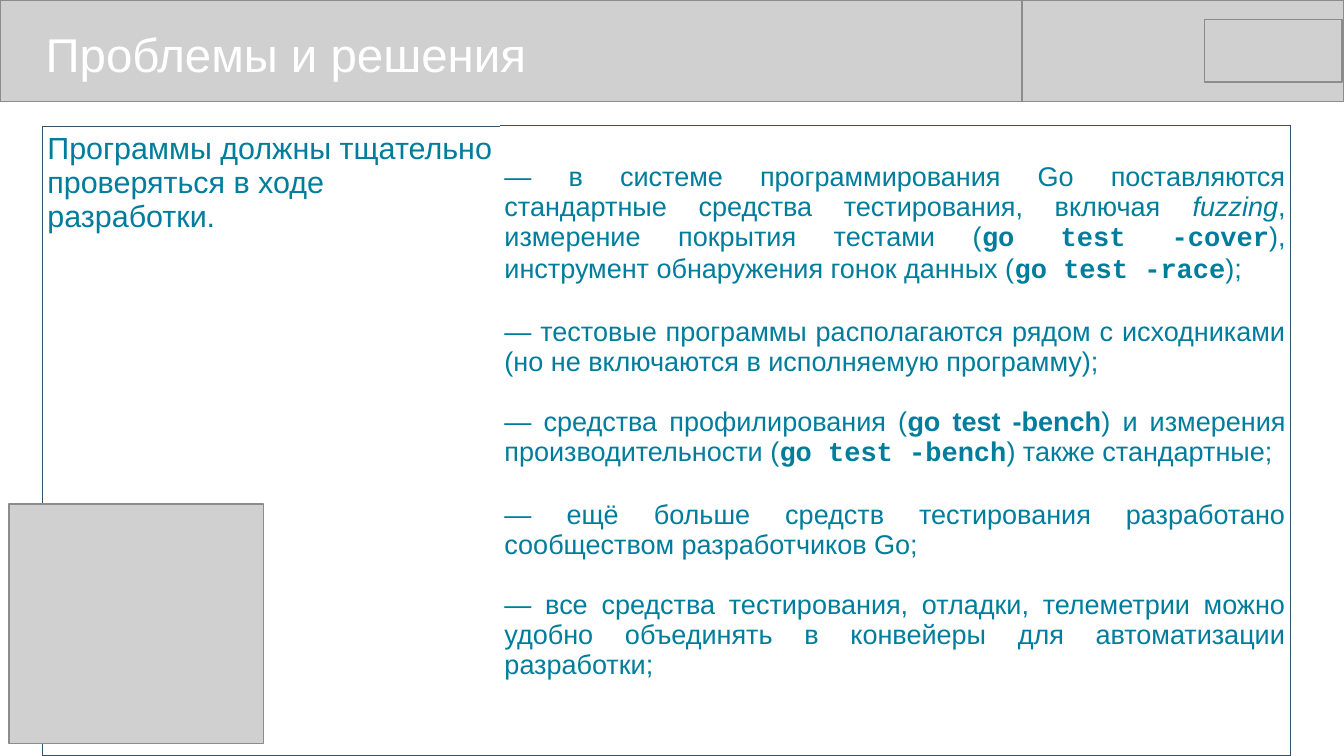
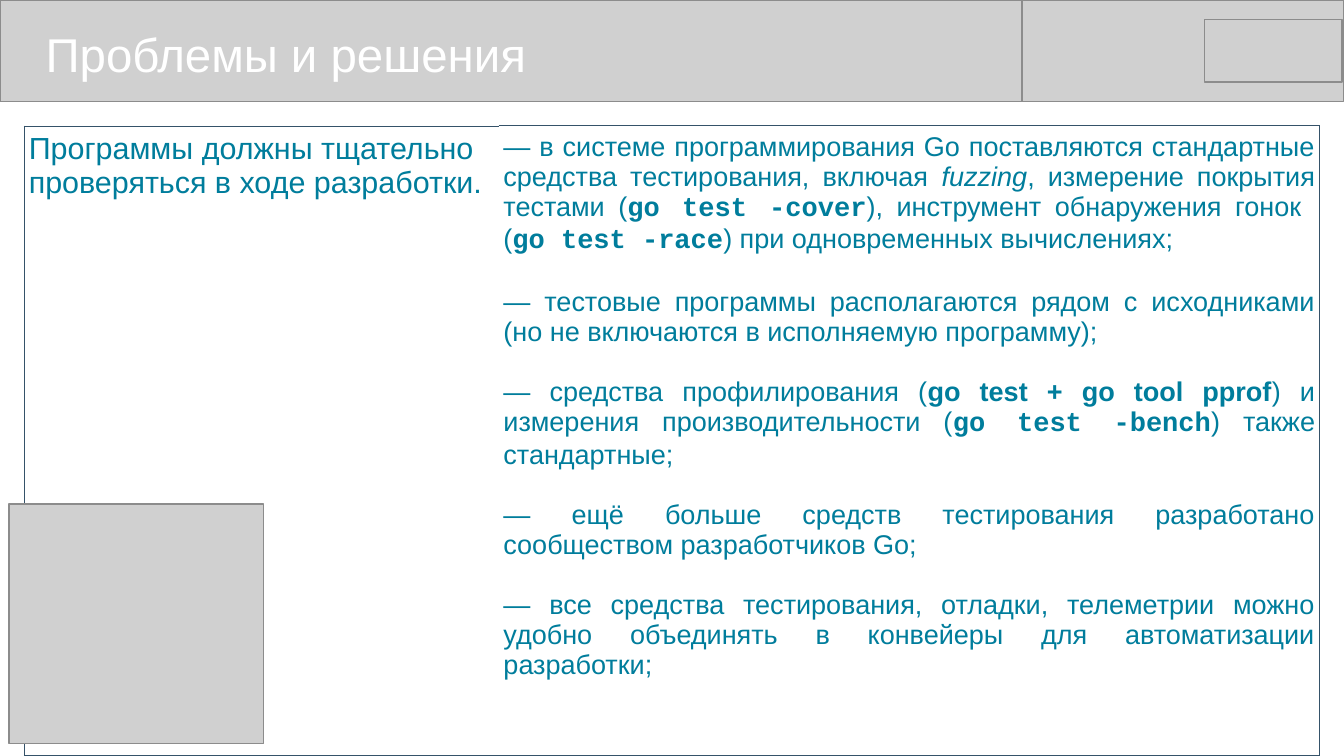
Before and after one commit to mike-shock/Go_language, a slide deck: slide 15 of view/Go_View.odp. Drawn at 1344x756 pixels with LibreOffice and Linux fonts; fonts in the diff are those of the drawing; grey boxes stand for pictures. Boxes give left, top, right and bottom in pixels: in the first picture for what was removed or moved away, otherwise in the second. Text is boxed around its words. In the diff, an @@ line names an element or a change of style, - is before the commit and + after.

```diff
--- a/view/Go_View.odp
+++ b/view/Go_View.odp
@@ table at <box>24,126,1321,715</box> @@
-row 1, column 2: — в системе программирования Go поставляются стандартные средства тестирования, включая fuzzing, измерение покрытия тестами (go test -cover), инструмент обнаружения гонок данных (go test -race); / — тестовые программы располагаются рядом с исходниками (но не включаются в исполняемую программу); / — средства профилирования (go test -bench) и измерения производительности (go test -bench) также стандартные; / — ещё больше средств тестирования разработано сообществом разработчиков Go; / — все средства тестирования, отладки, телеметрии можно удобно объединять в конвейеры для автоматизации разработки;
+row 1, column 2: — в системе программирования Go поставляются стандартные средства тестирования, включая fuzzing, измерение покрытия тестами (go test -cover), инструмент обнаружения гонок (go test -race) при одновременных вычислениях; / — тестовые программы располагаются рядом с исходниками (но не включаются в исполняемую программу); / — средства профилирования (go test + go tool pprof) и измерения производительности (go test -bench) также стандартные; / — ещё больше средств тестирования разработано сообществом разработчиков Go; / — все средства тестирования, отладки, телеметрии можно удобно объединять в конвейеры для автоматизации разработки;
@@ table: place and size @@
-table at <box>43,126,1292,715</box>
+table at <box>24,126,1321,715</box>
```
Also in this commit, not shown: 11 other slides changed, 3 other files.
